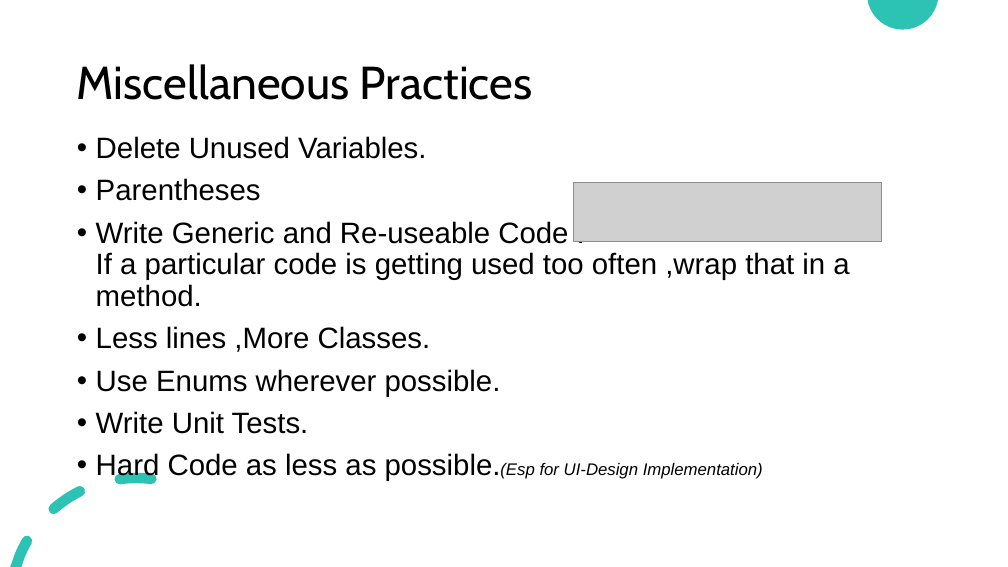
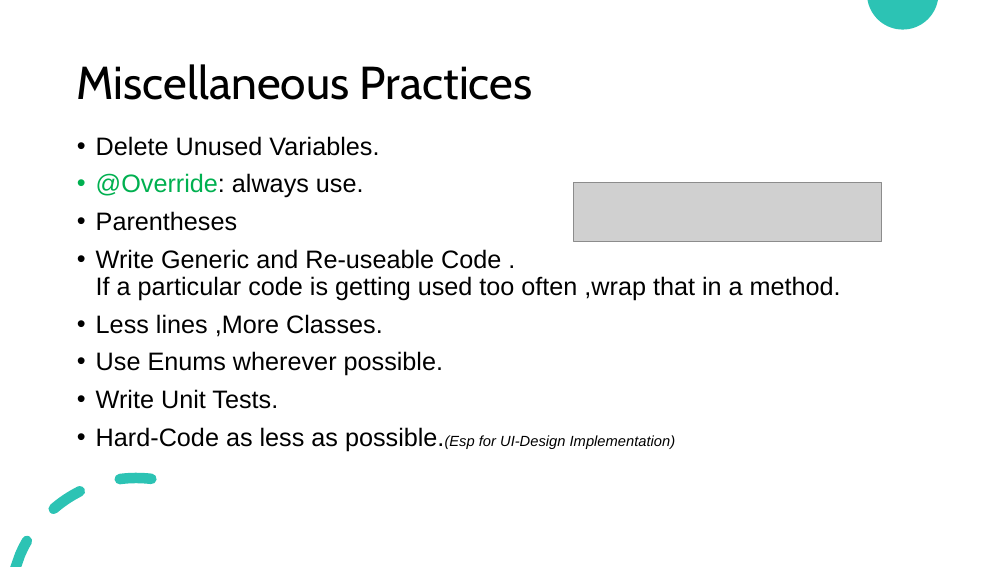
Before and after one commit to pg-dp/KnowledgeBase, a slide deck: slide 12 of Code quality Vikrant Singh.pptx. Drawn at 1008x567 pixels with LibreOffice and Linux fonts; fonts in the diff are those of the drawing; grey boxes stand for pictures. Boxes give left, top, right and bottom in pixels: in the first picture for what was removed or moved away, otherwise in the second. Text is boxed around its words. In the diff, an @@ line names an element or a change of style, - is before the commit and + after.

```diff
--- a/Code quality Vikrant Singh.pptx
+++ b/Code quality Vikrant Singh.pptx
@@ text at (96, 136, 841, 409): size 28 to 24 pt in "Delete Unused Variables.", "Parentheses", "Write Generic and Re-useable Code . If ...", "Less lines ,More Classes." and 2 more places @@
@@ text at (96, 173, 364, 198): paragraph added @@
+• @Override: always use.
@@ text at (96, 427, 676, 451): text changed; size 16 to 14 pt @@
-• Hard Code as less as possible.(Esp for UI-Design Implementation)
+• Hard-Code as less as possible.(Esp for UI-Design Implementation)
```
Also in this commit, not shown: 1 other slide changed.
